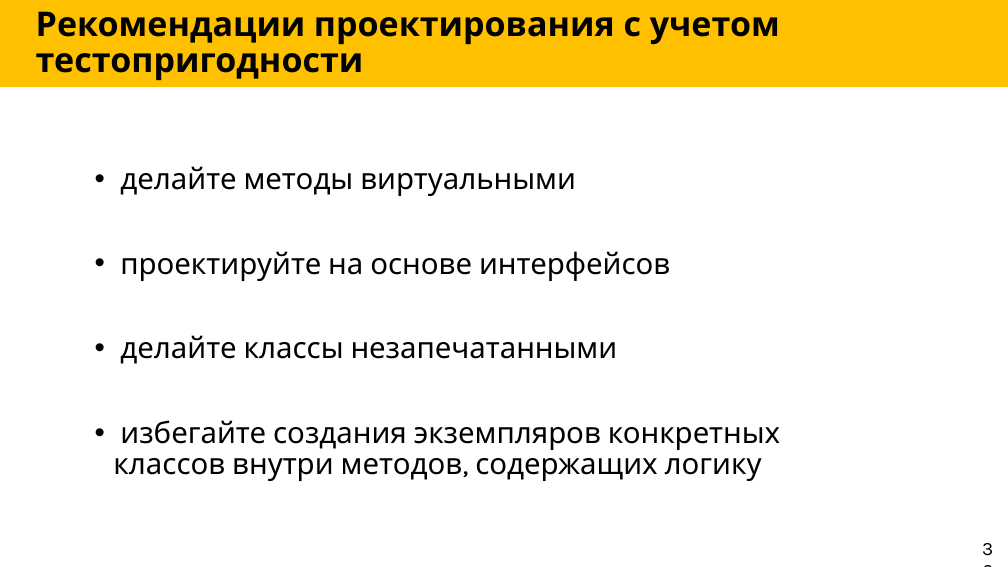
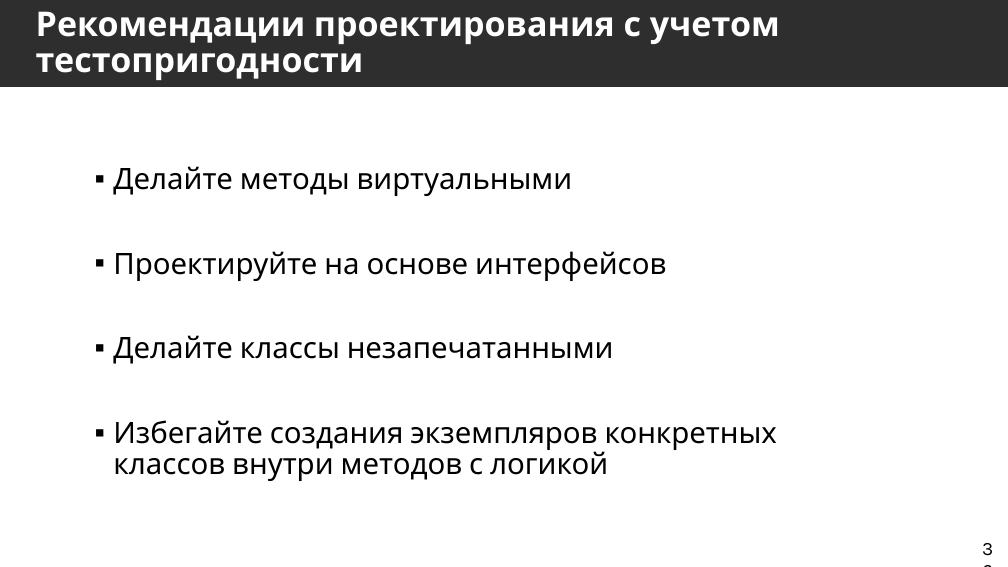
Before and after one commit to Markeli/BugsStrikesBack, a slide deck: slide 36 of docs/Markelow.UnitTests.pptx. Drawn at 1008x567 pixels with LibreOffice and Linux fonts; fonts in the diff are those of the drawing. Boxes give left, top, right and bottom in pixels: in the first picture for what was removed or moved away, otherwise in the second. Text is boxed around its words. In the diff, an @@ line names an element or a change of style, - is before the commit and + after.

Commit message:
Fixed theme and numeration in presentation

```diff
--- a/docs/Markelow.UnitTests.pptx
+++ b/docs/Markelow.UnitTests.pptx
@@ title "Рекомендации проектирования с учетом тестопригодности" at <box>0,0,1008,87</box>: text colour #000000 to #FFFFFF; fill #FFC000 to #2E2E2E @@
@@ text at <box>113,166,777,481</box>: text changed @@
-• делайте методы виртуальными
-• проектируйте на основе интерфейсов
-• делайте классы незапечатанными
-• избегайте создания экземпляров конкретных классов внутри методов, содержащих логику
+▪ Делайте методы виртуальными
+▪ Проектируйте на основе интерфейсов
+▪ Делайте классы незапечатанными
+▪ Избегайте создания экземпляров конкретных классов внутри методов с логикой
```
Also in this commit, not shown: 45 other slides changed, 7 slides added, 8 slides removed.
